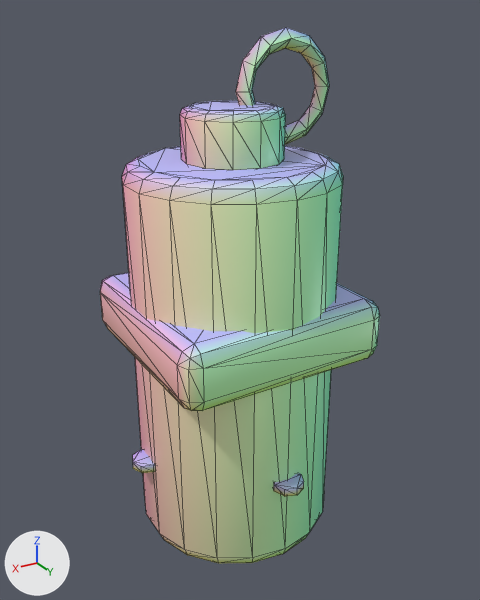
Before and after pictures for a commit that changed the glTF model game/assets/models/props/gad_smoke.glb.
Both versions are drawn from a 50 mm camera at (0.0785, 0.1341, 0.1359) aimed at (-0.0018, 0.0002, 0.069). Arrows for +X, +Y and +Z are at lower left; the lights stay in place. The picture after the commit comes second. Mesh edges are drawn as thin lines. Where no turn or scale is listed for an object, it has been applied to the vertices. Vertices at exactly the same position are counted once.

Before the edit, the objects in view are built like this:
```python
me_smoke = bpy.data.meshes.new('smoke')
me_smoke.from_pydata(...)  # 348 vertices, 668 faces; spans x -0.03..0.03, y -0.03..0.03, z 0.005..0.1332
# faces by material slot: [320, 236, 112]
me_smoke.materials.append(mat_m_toon_base)
me_smoke.materials.append(mat_m_metal)
me_smoke.materials.append(mat_m_flat)
ob_smoke = bpy.data.objects.new('smoke', me_smoke)
ob_smoke.location = (0.0, 0.0, 0.0)
```
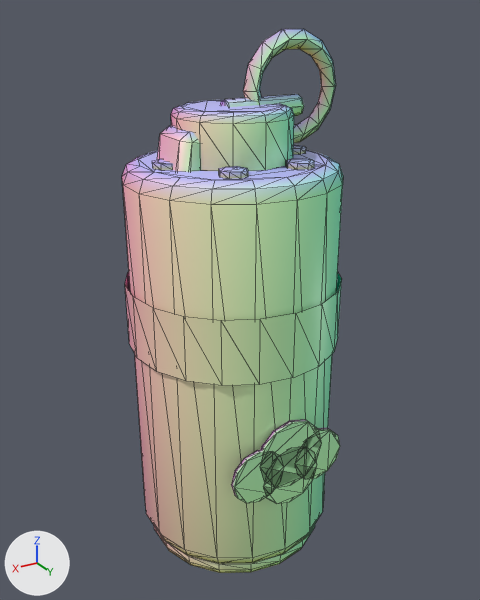
Where the change shows, as pixel boxes [x1, y1, x2, y2] in the pictures (480 x 600 px; the box of a moved part takes in the faces that stretch with it):
'smoke', reshaped (21% narrower)
    before: [100, 27, 380, 563]
    after: [122, 29, 343, 573]
part 1 of me_smoke, added
    after: [152, 159, 173, 170]
part 2 of me_smoke, added
    after: [219, 166, 248, 179]
part 3 of me_smoke, added
    after: [286, 158, 314, 169]
part 4 of me_smoke, added
    after: [293, 145, 306, 154]
part 5 of me_smoke, added (green)
    after: [295, 428, 340, 479]
part 6 of me_smoke, added (green)
    after: [260, 420, 321, 488]
part 7 of me_smoke, added
    after: [221, 94, 304, 116]
part 8 of me_smoke, rebuilt (16% wider)
    before: [180, 100, 286, 170]
    after: [171, 100, 294, 171]
part 9 of me_smoke, rebuilt (22% narrower, 18% shorter)
    before: [100, 272, 380, 411]
    after: [125, 272, 342, 386]
part 10 of me_smoke, rebuilt
    before: [236, 27, 329, 144]
    after: [243, 29, 336, 143]
part 11 of me_smoke, added
    after: [154, 525, 315, 573]
part 12 of me_smoke, added
    after: [157, 126, 201, 172]
part 13 of me_smoke, moved or reshaped
    before: [133, 449, 304, 495]
    after: [231, 447, 317, 504]
part 14 of me_smoke, recoloured
    before: [273, 473, 300, 496]
    after: [232, 453, 283, 503]

Patch to the scene script:
```diff
--- a/game/assets/models/props/gad_smoke.glb.py
+++ b/game/assets/models/props/gad_smoke.glb.py
@@ me_smoke @@
 # used by ob_smoke; location = (0.0, 0.0, 0.0)
-me_smoke.from_pydata(...)  # 348 vertices, 668 faces; spans x -0.03..0.03, y -0.03..0.03, z 0.005..0.1332
+me_smoke.from_pydata(...)  # 616 vertices, 1132 faces; spans x -0.0292..0.0268, y -0.0268..0.0272, z 0.001..0.1329
+# me_smoke part 1: a new loose piece, an 8-sided cylinder along z spanning x 0.0138..0.0202, y -0.0032..0.0032, z 0.1048..0.1062, in mat_m_flat
+# me_smoke part 2: a new loose piece, an 8-sided cylinder along z spanning x 0.0053..0.0117, y 0.0115..0.0179, z 0.1048..0.1062, in mat_m_flat
+# me_smoke part 3: a new loose piece, an 8-sided cylinder along z spanning x -0.0117..-0.0053, y 0.0115..0.0179, z 0.1048..0.1062, in mat_m_flat
+# me_smoke part 4: a new loose piece, an 8-sided cylinder along z spanning x -0.0202..-0.0138, y -0.0032..0.0032, z 0.1048..0.1062, in mat_m_flat
+# me_smoke part 5: a new loose piece, a 12-sided cylinder along y spanning x -0.015..-0.001, y 0.026..0.0272, z 0.029..0.043, in mat_m_flat
+# me_smoke part 6: a new loose piece, a 12-sided cylinder along y spanning x -0.009..0.009, y 0.026..0.0272, z 0.03..0.048, in mat_m_flat
+# me_smoke part 7: a new loose piece, an 8-sided cylinder along x spanning x -0.018..0.002, y -0.0025..0.0025, z 0.1135..0.1185, in mat_m_metal
+# me_smoke part 8: the loose piece of 72 vertices spanning x -0.012..0.012, y -0.012..0.012, z 0.103..0.117 is rebuilt with 72 vertices and now spans x -0.014..0.014, y -0.014..0.014, z 0.103..0.117
+# me_smoke part 9: the loose piece of 56 vertices spanning x -0.027..0.027, y -0.027..0.027, z 0.057..0.073 is rebuilt with 40 vertices and now spans x -0.0268..0.0268, y -0.0268..0.0268, z 0.06..0.076, in mat_m_flat
+# me_smoke part 10: the loose piece of 48 vertices spanning x -0.0272..-0.0008, y -0.0022..0.0022, z 0.1068..0.1332 is rebuilt with 56 vertices and now spans x -0.0292..-0.0028, y -0.0022..0.0022, z 0.1071..0.1329
+# me_smoke part 11: a new loose piece of 108 vertices spanning x -0.0236..0.0236, y -0.024..0.024, z 0.001..0.007, in mat_m_metal
+# me_smoke part 12: a new loose piece of 24 vertices spanning x 0.0081..0.0239, y -0.007..0.007, z 0.063..0.113, in mat_m_metal
+# me_smoke part 13
+# 14 vertices are removed from x -0.0288..0.03, y -0.004..0.03, z 0.029..0.031
+# 46 faces are deleted
+# 34 vertices move from x -0.03..0.026, y -0.004..0.03, z 0.029..0.031 to x -0.004..0.016, y 0.026..0.0272, z 0.025..0.043
+# 14 vertices are added at x -0.008..0.016, y 0.026..0.0272, z 0.0261..0.043
+# 50 new faces join them, mat_m_flat
+# me_smoke part 14: 38 kept faces spanning x -0.004..0.016, y 0.026..0.0272, z 0.025..0.043 get new vertex colours
+# other edits to the shape of me_smoke do not show in these pictures
 me_smoke.materials.append(mat_m_toon_base)
```
